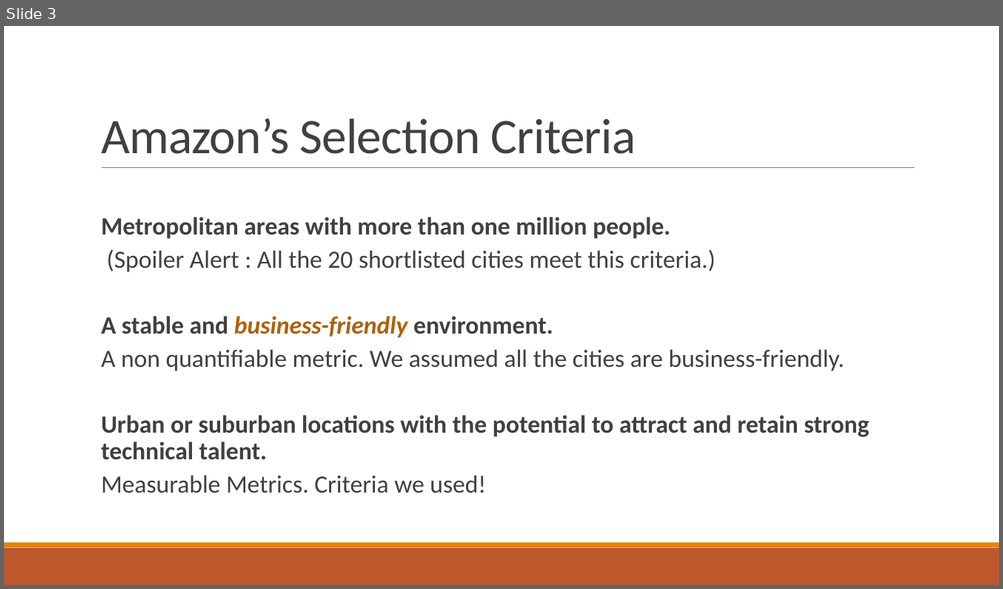
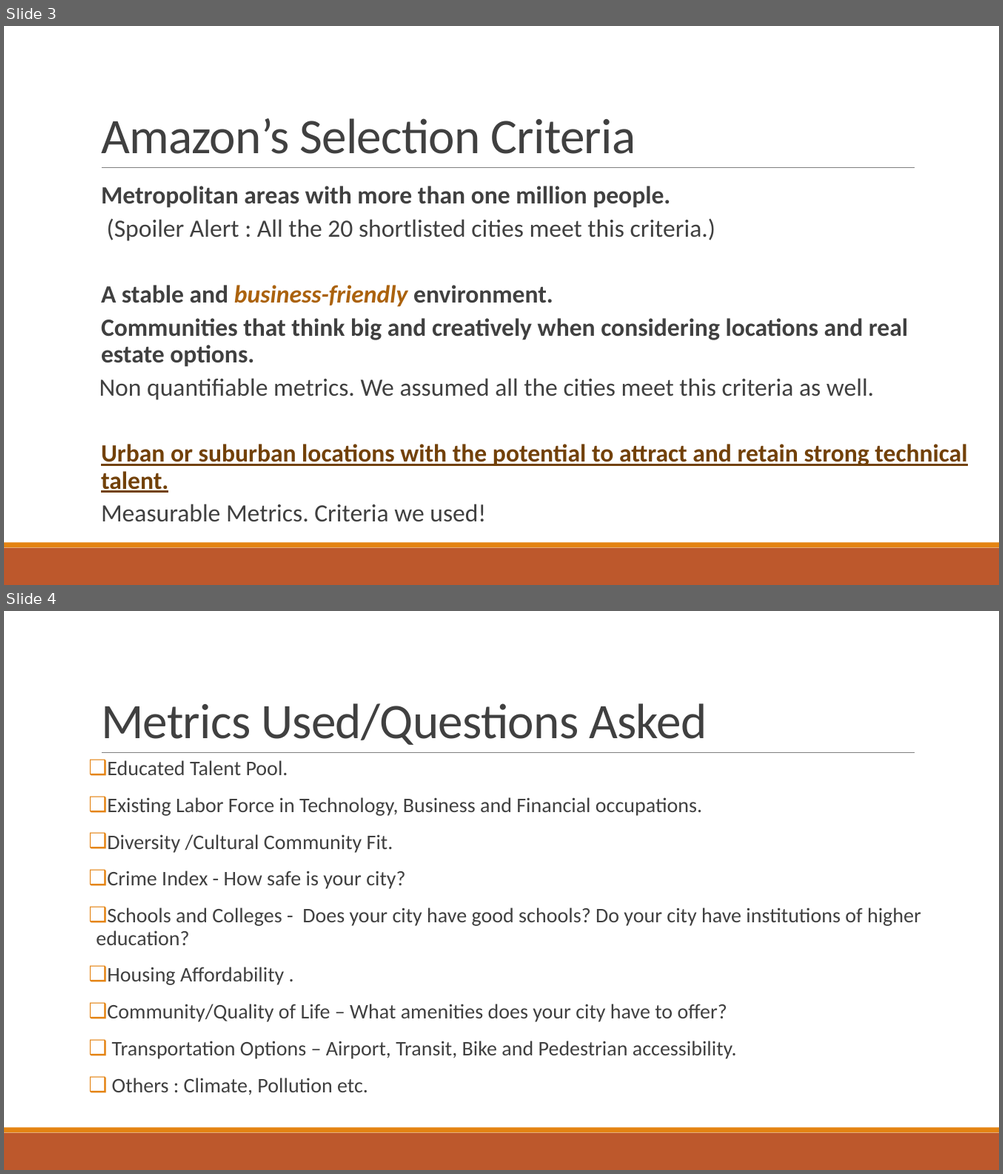
Before and after one commit to indranik/BC_Project1, a slide deck: Project1_Presentation.pptx. Shown one above the other, each under a label of ours: slide 3 before the commit, slides 3 and 4 after it. The pictures are 1003x589 and 1003x1174 pixels, drawn with LibreOffice and Linux fonts; fonts in the diff are those of the drawing. Boxes give left, top, right and bottom in pixels: in the first picture for what was removed or moved away, otherwise in the second. Text is boxed around its words. In the diff, an @@ line names an element or a change of style, - is before the commit and + after.

```diff
--- a/Project1_Presentation.pptx
+++ b/Project1_Presentation.pptx
@@ slide 4 added at box(4, 611, 999, 1170), background #FFFFFF; not listed: 3 template elements that a slide beside it also shows @@
@@ title added at box(101, 703, 706, 745), 48 pt, text #404040 @@
+Metrics Used/Questions Asked
@@ text added at box(96, 760, 921, 1096), 20 pt, text #404040 @@
+❑ Educated Talent Pool.
+❑ Existing Labor Force in Technology, Business and Financial occupations.
+❑ Diversity /Cultural Community Fit.
+❑ Crime Index - How safe is your city?
+❑ Schools and Colleges - Does your city have good schools? Do your city have institutions of higher education?
+❑ Housing Affordability .
+❑ Community/Quality of Life – What amenities does your city have to offer?
+❑ Transportation Options – Airport, Transit, Bike and Pedestrian accessibility.
+❑ Others : Climate, Pollution etc.
@@ slide 3 changed as well @@
@@ text "Metropolitan areas with more than ...": place and size @@
-text "Metropolitan areas with more than ..." at box(101, 217, 869, 494)
+text "Metropolitan areas with more than ..." at box(99, 186, 967, 523)
@@ text at box(99, 318, 908, 400): text changed; bold on @@
-  A non quantifiable metric. We assumed all the cities are business-friendly.
+  Communities that think big and creatively when considering locations and real estate options.
+Non quantifiable metrics. We assumed all the cities meet this criteria as well.
@@ text at box(101, 444, 967, 493): text colour #404040 to #724209, underline on in "Urban or suburban locations with the potential ..." @@
```
Also in this commit, not shown: 2 other slides changed, 11 other slides added, 1 slide removed.
